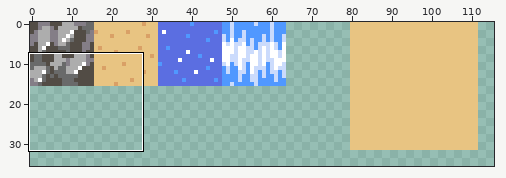
A pixel-art file gets an edit: data/bg.ase. Above, an overview of the earlier version with the close-up marked.
Close-up. Before the commit:
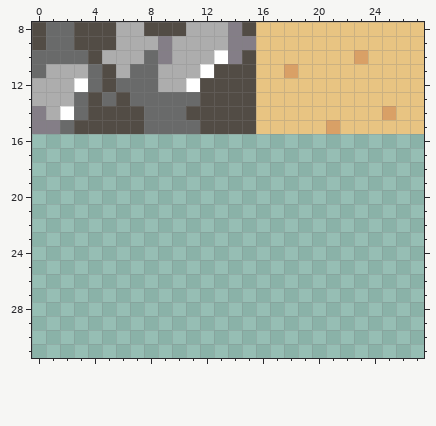
512x256 pixels, 1 frame. Shown: x 0..27, y 8..31. The wide view leaves out empty margins.
New version:
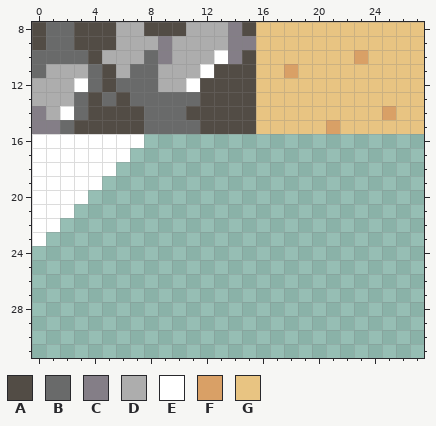
Palette (. is transparent): A #524c45  B #696a6a  C #847e87  D #adadad  E #ffffff  F #d9a066  G #e8c482
Change:
@@ x 0..9 @@
 15 CCBAAAAABB
-16 ..........
-17 ..........
-18 ..........
-19 ..........
-20 ..........
-21 ..........
-22 ..........
-23 ..........
+16 EEEEEEEE..
+17 EEEEEEE...
+18 EEEEEE....
+19 EEEEE.....
+20 EEEE......
+21 EEE.......
+22 EE........
+23 E.........
 24 ..........
Where, in picture pixels (left, top, right, bottom), the same in both close-ups:
added: (32, 134, 144, 246)
